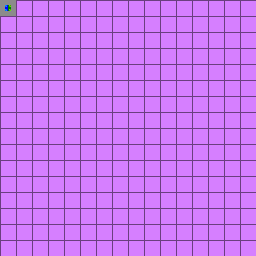
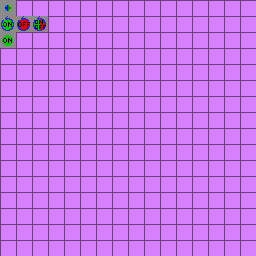
Revision of a layered 256 × 256 image; what changed, layer by layer:
added layer "2*16+0 Switch On" above "1*16+2 Toggle" over (0, 32, 16, 48)
added layer "1*16+2 Toggle" above "1*16+1 Toggle Off" over (32, 16, 48, 32)
added layer "1*16+1 Toggle Off" above "1*16+0 Toggle On" over (16, 16, 32, 32)
added layer "1*16+0 Toggle On" above "0*16+0 engine safe" over (0, 16, 16, 32)
